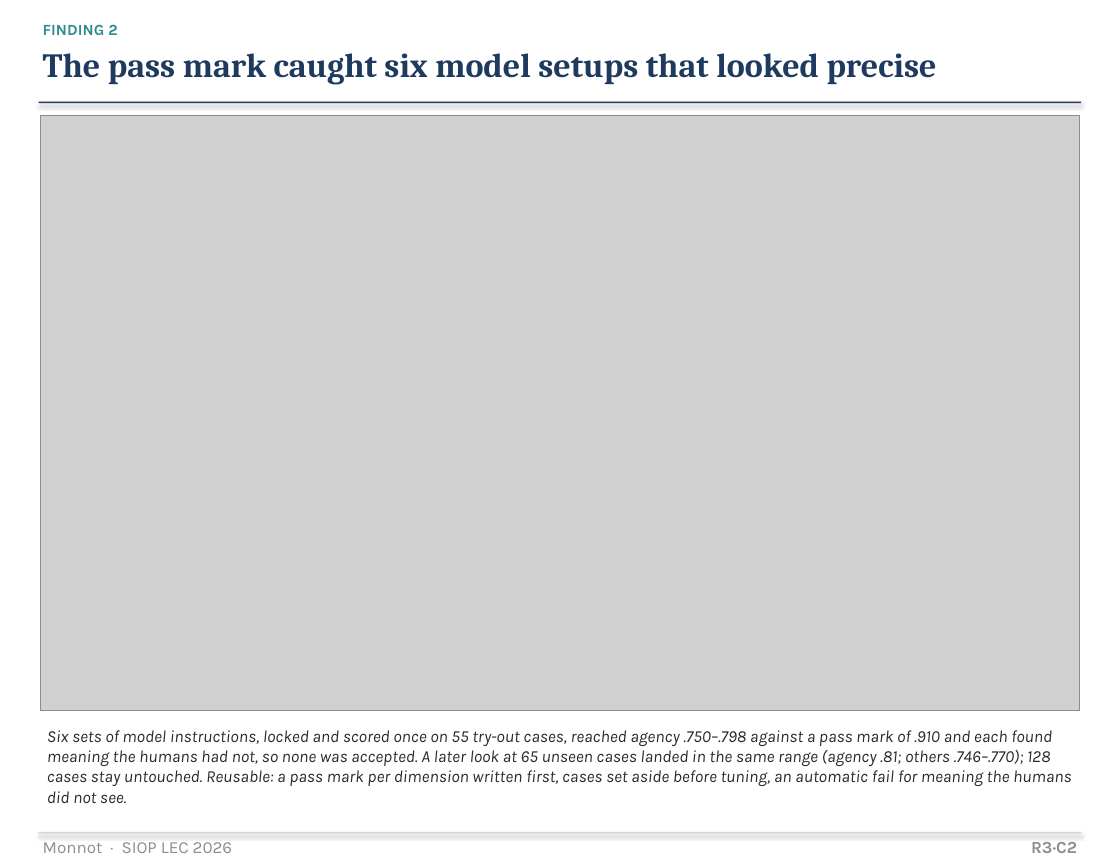
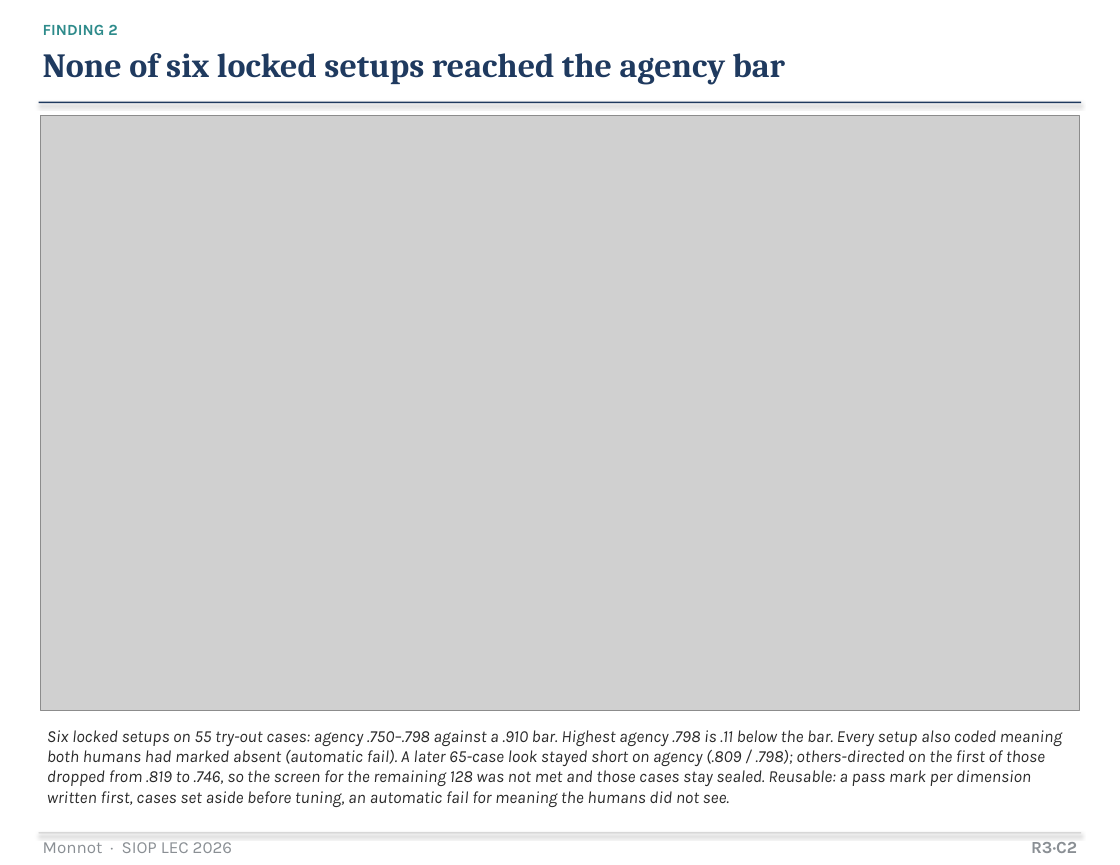
Before and after one commit to mjmonnot/mjmonnot.github.io, a slide deck: slide 10 of lec-2026/assets/Monnot_Poster_v5.pptx. Drawn at 1120x865 pixels with LibreOffice and Linux fonts; fonts in the diff are those of the drawing; grey boxes stand for pictures. Boxes give left, top, right and bottom in pixels: in the first picture for what was removed or moved away, otherwise in the second. Text is boxed around its words. In the diff, an @@ line names an element or a change of style, - is before the commit and + after.

```diff
--- a/lec-2026/assets/Monnot_Poster_v5.pptx
+++ b/lec-2026/assets/Monnot_Poster_v5.pptx
@@ text at <box>43,53,785,85</box>: text changed @@
-The pass mark caught six model setups that looked precise
+None of six locked setups reached the agency bar
@@ text at <box>47,730,1062,807</box>: text changed @@
-Six sets of model instructions, locked and scored once on 55 try-out cases, reached agency .750–.798 against a pass mark of .910 and each found meaning the humans had not, so none was accepted. A later look at 65 unseen cases landed in the same range (agency .81; others .746–.770); 128 cases stay untouched. Reusable: a pass mark per dimension written first, cases set aside before tuning, an automatic fail for meaning the humans did not see.
+Six locked setups on 55 try-out cases: agency .750–.798 against a .910 bar. Highest agency .798 is .11 below the bar. Every setup also coded meaning both humans had marked absent (automatic fail). A later 65-case look stayed short on agency (.809 / .798); others-directed on the first of those dropped from .819 to .746, so the screen for the remaining 128 was not met and those cases stay sealed. Reusable: a pass mark per dimension written first, cases set aside before tuning, an automatic fail for meaning the humans did not see.
```
Also in this commit, not shown: 6 other files.
